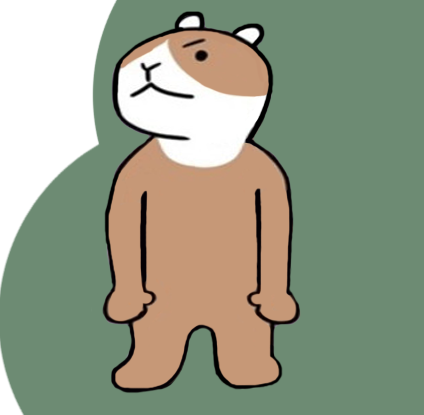
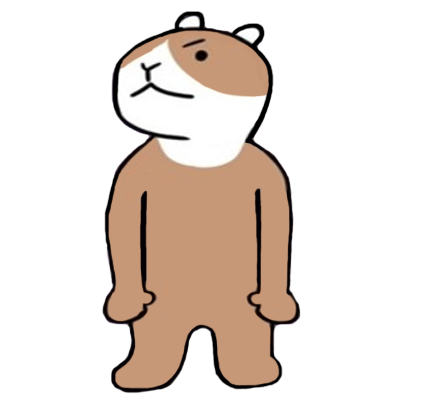
Revision of a layered w=424, h=415 image; what changed, layer by layer:
hid "레이어 1" over [0, 0, 424, 415]
